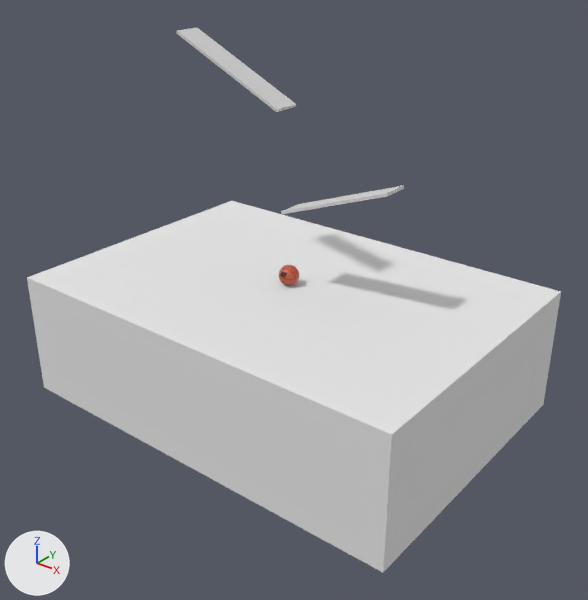
Renders of the Blender file Pelota con obstaculos/Modulo 03. Pelota con obstaculos/pelota_Obstaculos.blend from each side of a commit.
Both versions are drawn from a camera (50 mm lens) standing at (45.3, -55.9, 33.2) and looking at (2.2, -2.0, -0.2). Lighting does not change. The marker at lower left points along +X, +Y and +Z.

The first picture shows 'Pelota_Basket', 'Rampa_1', 'Rampa_2', 'suelo'.
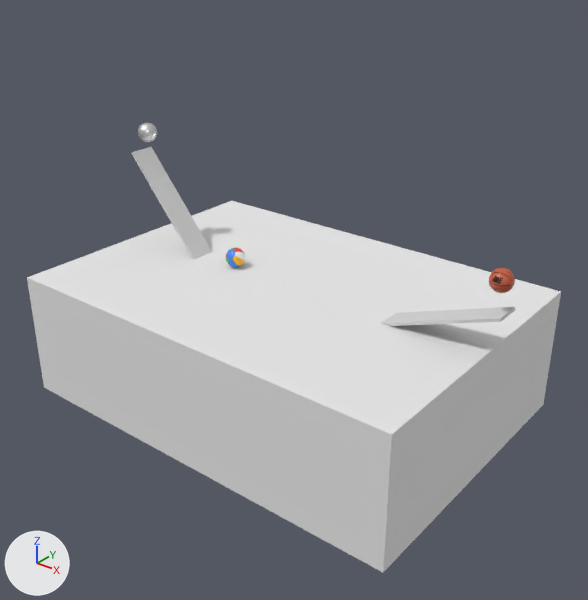
Location of each change, [x1, y1, x2, y2] in pixels of the pictures (588 x 600 px):
'Rampa_1', moved, turned: before [176, 28, 296, 112]; after [131, 147, 212, 260]
'Rampa_2', moved: before [281, 185, 405, 214]; after [381, 307, 516, 326]
'Pelota_Basket', moved: before [279, 265, 299, 285]; after [489, 268, 515, 293]
'Pelota_Playa', shown: after [226, 248, 245, 267]
'Pelota_Metal', shown: after [138, 123, 157, 142]

The change in detail:
Object 'Rampa_2' (ob_rampa_2) moves from (5.8, 0.0, 9.8) to (16.8, 0.0, 1.8).
Object 'Rampa_1' (ob_rampa_1) moves from (-6.2, 0.0, 19.8) to (-15.8, 0.0, 4.8).
Object 'Rampa_1' (ob_rampa_1) turns from (0, 25, 0) to (0, 50, 0) degrees about x, y and z.
Object 'Pelota_Playa' (ob_pelota_playa) is now shown.
Object 'Pelota_Metal' (ob_pelota_metal) is now shown.
Object 'Pelota_Basket' (ob_pelota_basket) moves from (0.0, 0.0, 1.0) to (21.5, 0.0, 6.6).
